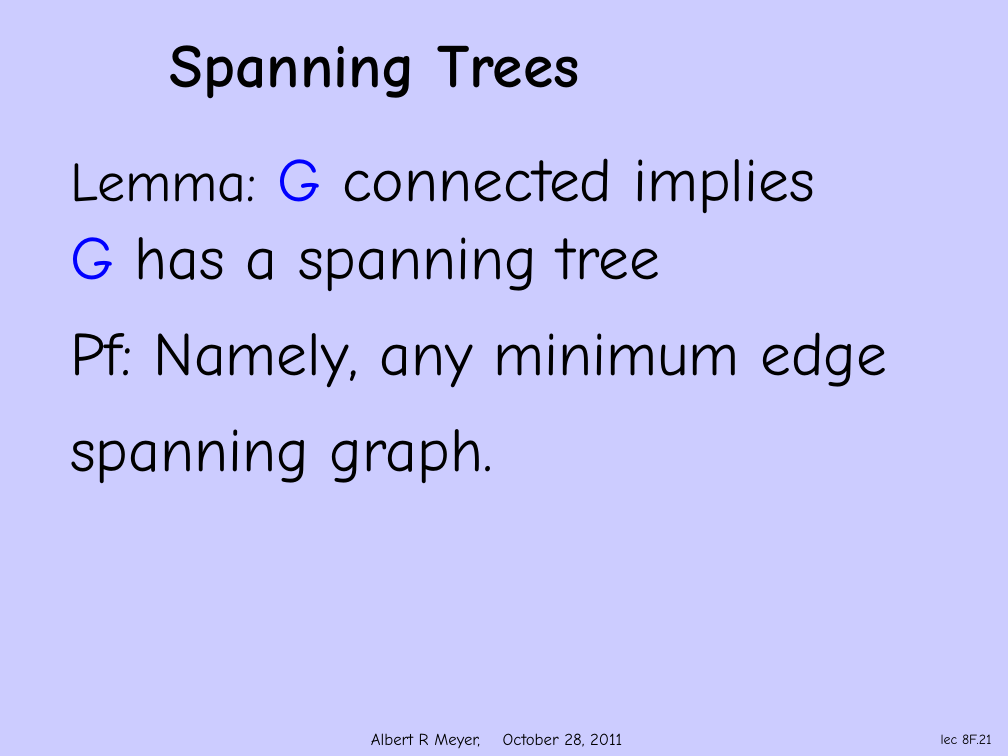
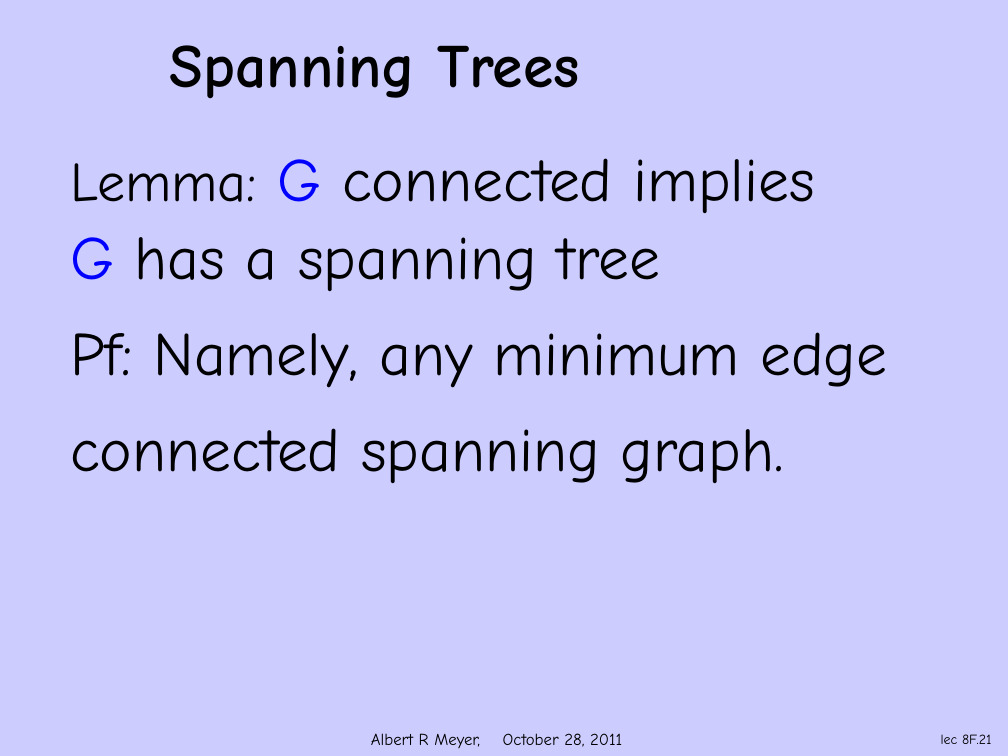
Before and after one commit to armeyer/mcs_web, a slide deck: slide 21 of fall11/slidesF11/slides9m.pptx. Drawn at 1008x756 pixels with LibreOffice and Linux fonts; fonts in the diff are those of the drawing; background and template pictures are left out. Boxes give left, top, right and bottom in pixels: in the first picture for what was removed or moved away, otherwise in the second. Text is boxed around its words. In the diff, an @@ line names an element or a change of style, - is before the commit and + after.

```diff
--- a/fall11/slidesF11/slides9m.pptx
+++ b/fall11/slidesF11/slides9m.pptx
@@ text at bbox=[70, 428, 784, 483]: text changed @@
-spanning graph.
+connected spanning graph.
```
Also in this commit, not shown: 3 other slides changed, 4 other files.
